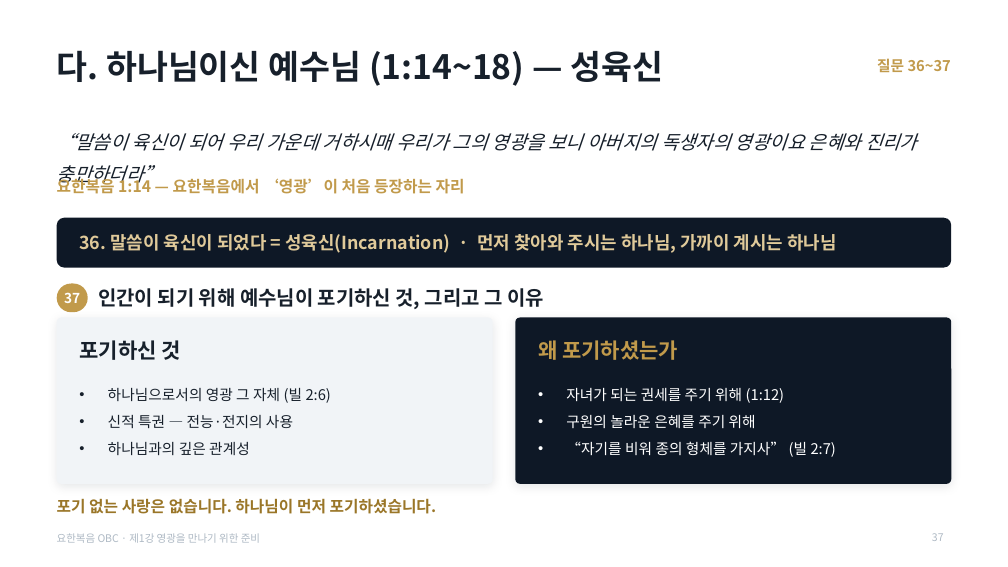
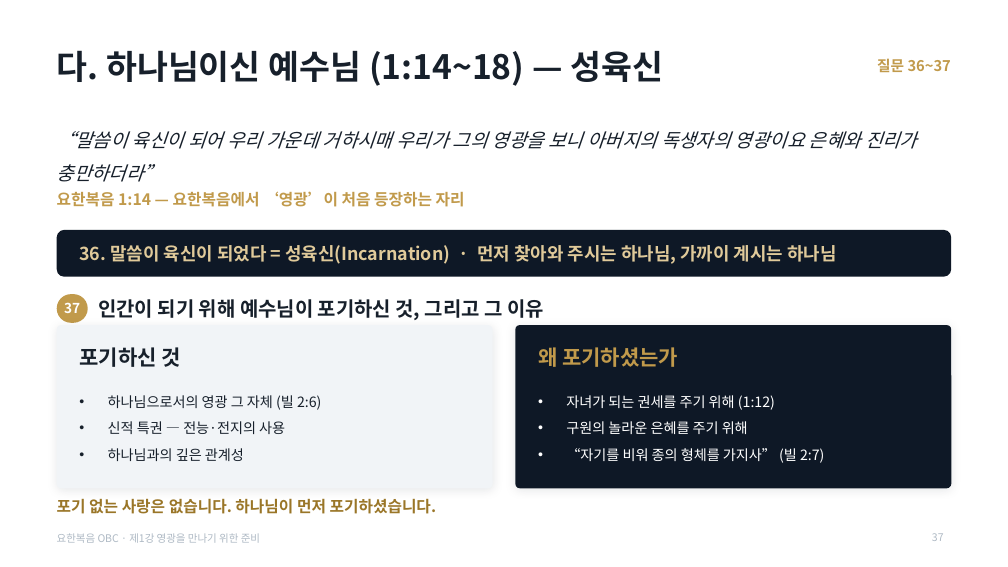
Before and after one commit to mio-modu/bible_GospelofJohn, a slide deck: slide 37 of dist/요한복음_1강_영광을_만나기_위한_준비.pptx. Drawn at 1008x567 pixels with LibreOffice and Linux fonts; fonts in the diff are those of the drawing. Boxes give left, top, right and bottom in pixels: in the first picture for what was removed or moved away, otherwise in the second. Text is boxed around its words. In the diff, an @@ line names an element or a change of style, - is before the commit and + after.

```diff
--- a/dist/요한복음_1강_영광을_만나기_위한_준비.pptx
+++ b/dist/요한복음_1강_영광을_만나기_위한_준비.pptx
@@ text "“말씀이 육신이 되어 우리 가운데 ..." rewrapped from box(57, 133, 917, 151) to box(57, 131, 917, 182) @@
@@ text "요한복음 1:14 — 요한복음에서 ‘영광’이 ...": place and size @@
-text "요한복음 1:14 — 요한복음에서 ‘영광’이 ..." at box(57, 176, 465, 194)
+text "요한복음 1:14 — 요한복음에서 ‘영광’이 ..." at box(57, 191, 465, 207)
@@ 5 texts, 2 rounded rectangles: place and size @@
-5 texts, 2 rounded rectangles at box(57, 218, 951, 360)
+5 texts, 2 rounded rectangles at box(57, 230, 951, 367)
@@ proportions changed in 3 elements at box(57, 325, 493, 488), box(516, 325, 952, 488), box(57, 230, 951, 277) @@
@@ 2 texts, 2 rounded rectangles: place and size @@
-2 texts, 2 rounded rectangles at box(57, 318, 952, 484)
+2 texts, 2 rounded rectangles at box(57, 325, 952, 488)
@@ text "하나님으로서의 영광 그 자체 (빌 ..." at box(108, 395, 321, 461): size 14 to 13.5 pt @@
@@ text "자녀가 되는 권세를 주기 위해 ..." at box(566, 395, 824, 463): size 14 to 13.5 pt @@
```
Also in this commit, not shown: 11 other slides changed, 6 other files.
